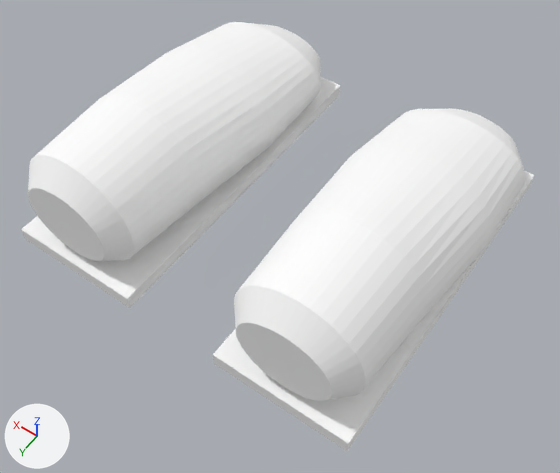
Renders of the glTF model public/3d/models/feet_sabo_m.glb from each side of a commit.
Camera for both pictures: a 50 mm lens placed at (-0.22, 0.265, 0.46), pointed at (-0.018, -0.018, 0.016). The axes (+X, +Y, +Z) are drawn at lower left. The lights are the same throughout. The picture after the commit comes second.

Names of what the first picture shows: 'feet_sabo'.
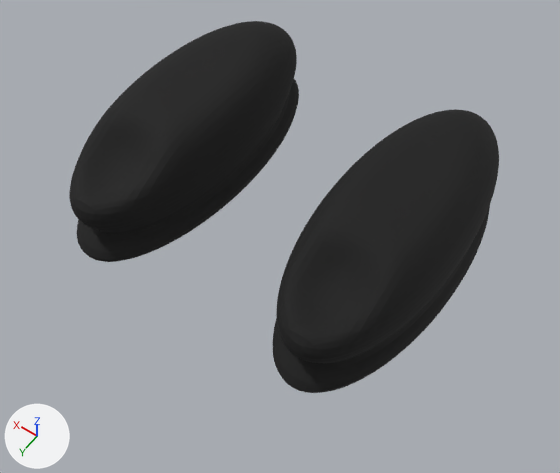
Patch to the scene script:
```diff
--- a/public/3d/models/feet_sabo_m.glb.py
+++ b/public/3d/models/feet_sabo_m.glb.py
@@ mat_fabric @@
 mat_fabric = principled_material('fabric')
-mat_fabric.base_color = (1.0, 1.0, 1.0)  # white #ffffff
+mat_fabric.base_color = (0.00392, 0.00392, 0.00392)  # black #0d0d0d
 mat_fabric.roughness = 0.85
@@ me_feet_sabo @@
 # used by ob_feet_sabo; location = (0.0, 0.0, 0.0)
-me_feet_sabo.from_pydata(...)  # 500 vertices, 984 faces; spans x -0.148..0.148, y -0.185..0.085, z 0.0..0.1
+me_feet_sabo.from_pydata(...)  # 10052 vertices, 19984 faces; spans x -0.142..0.142, y -0.177..0.071, z -0.011..0.082
+# me_feet_sabo part 1: the loose piece of 242 vertices spanning x -0.148..-0.032, y -0.18..0.08, z 0.012..0.1 is rebuilt with 5026 vertices and now spans x -0.142..-0.038, y -0.177..0.071, z -0.011..0.082
+# me_feet_sabo part 2: the loose piece of 242 vertices spanning x 0.032..0.148, y -0.18..0.08, z 0.012..0.1 is rebuilt with 5026 vertices and now spans x 0.038..0.142, y -0.177..0.071, z -0.011..0.082
+# me_feet_sabo part 3: the loose piece of 8 vertices spanning x -0.142..-0.038, y -0.185..0.085, z 0.0..0.012 is deleted
+# me_feet_sabo part 4: the loose piece of 8 vertices spanning x 0.038..0.142, y -0.185..0.085, z 0.0..0.012 is deleted
 me_feet_sabo.materials.append(mat_fabric)
```

Location of each change, (x1, y1, x2, y2) in pixels of the pictures (560 x 473 px):
'feet_sabo', recoloured, reshaped (16% narrower, 13% shorter): before (21, 22, 534, 451); after (69, 21, 499, 393)
part 1 of me_feet_sabo, rebuilt (23% narrower): before (234, 108, 526, 401); after (273, 109, 499, 393)
part 2 of me_feet_sabo, rebuilt (21% narrower): before (28, 22, 321, 261); after (69, 21, 299, 262)
part 3 of me_feet_sabo, deleted: before (213, 171, 534, 451)
part 4 of me_feet_sabo, deleted: before (21, 77, 340, 308)
